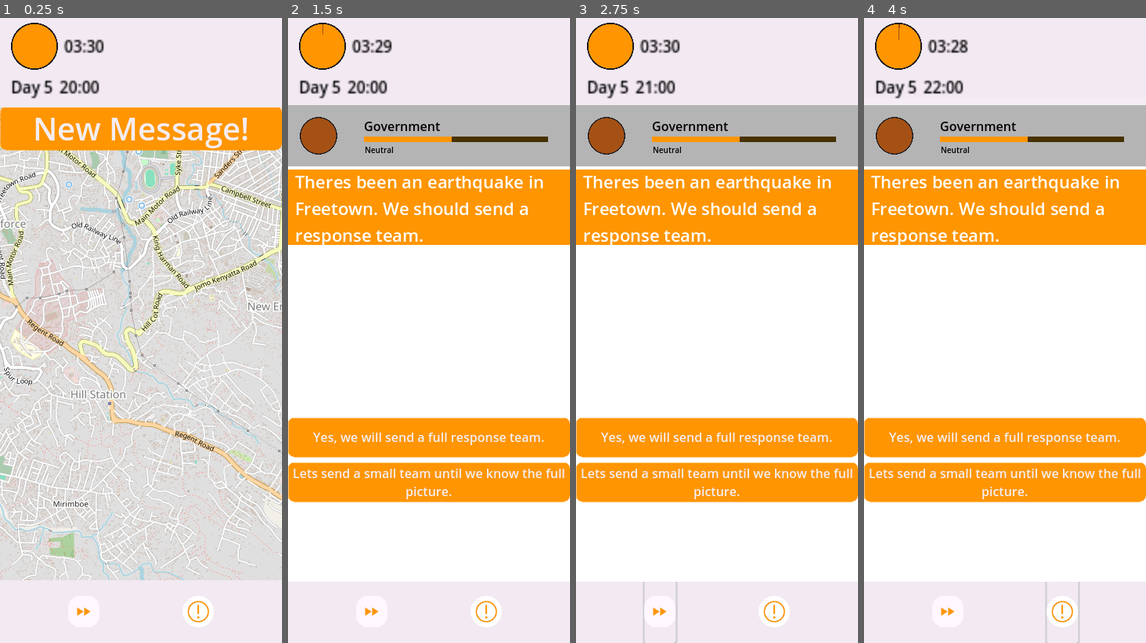
Above: before the commit, frames 1-4 (left to right).
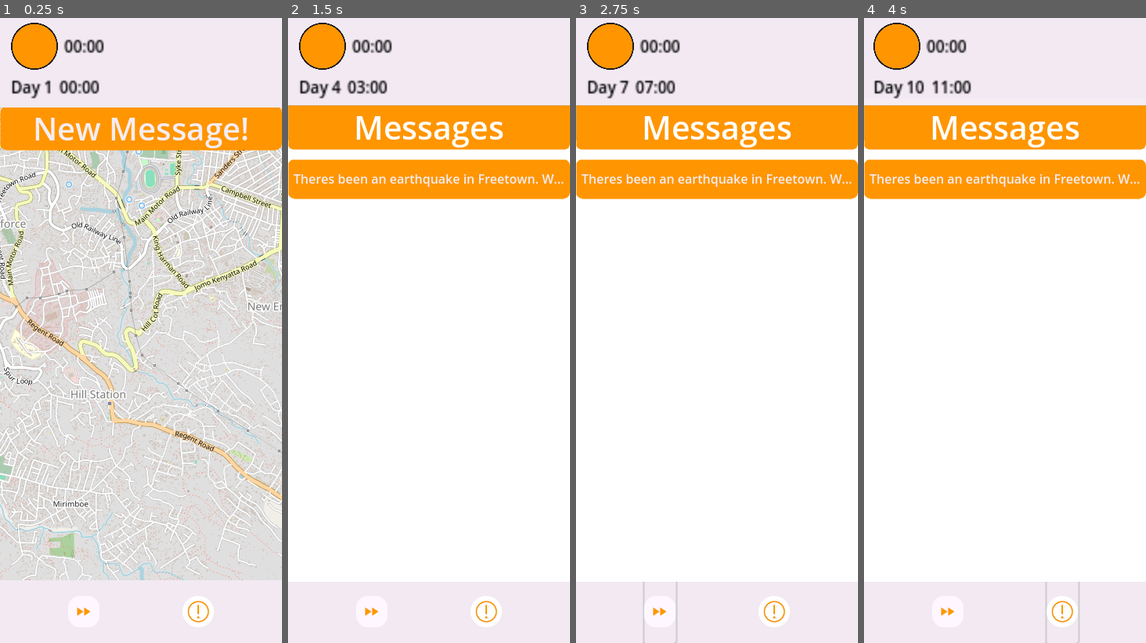
Above: after the commit, the same moments.

Repository: carabowes/Luscinia
Game: Godot game, scene res://main.tscn
Two runs of this game, one before a commit and one after it. Both use one fixed random seed, a clock stepped at 60 frames per second and the inputs below. The engine's default icon, where the game draws it, is replaced by a stand-in: a white triangle on a blue panel in a dark square.
Inputs (mouse positions are in pixels of both pictures, inside the frame that each line leads up to):
- Up to frame 1 (0.25 s): no input
- Up to frame 2 (1.5 s): click "New Message!" at 0.5 s; click "Theres been an earthquake in …" (after the commit: "New Message!") at 1.25 s
- Up to frame 3 (2.75 s): click (660, 611) at 2 s
- Up to frame 4 (4 s): click (948, 611) at 2.75 s; click (1061, 611) at 3.5 s

The runs differ from the first frame. In frame 1, 0.2% of the frame differs, in the area x 15-34%, y 3-13%; in frame 2, 31%; in frame 3, 31%; in frame 4, 31%, in the area x 0-100%, y 0-78%.

Commit message:
Random Task Redesign Prep Ref #55
- Removed all changes thus far

Notes: After discussion, decided to change the way random tasks operate. It is now purely a resource sink and requires no widgets to be displayed. All operations will be done on the messenger.

Diff:
--- a/luscinia/Scenes/map.tscn
+++ b/luscinia/Scenes/map.tscn
@@ -1,28 +1,8 @@
-[gd_scene load_steps=9 format=3 uid="uid://djfodjryat72c"]
+[gd_scene load_steps=4 format=3 uid="uid://djfodjryat72c"]
 
 [ext_resource type="Script" path="res://Scripts/UI/map_tasks.gd" id="1_pjqy6"]
-[ext_resource type="PackedScene" uid="uid://blpycpxpswjvq" path="res://testRandomTask.tscn" id="4_r3o02"]
-[ext_resource type="Script" path="res://Scripts/Resources/task_instance.gd" id="5_xryco"]
-[ext_resource type="Resource" uid="uid://ch08t6jpxmul4" path="res://Nodes/task_data/government.tres" id="6_akd7n"]
-[ext_resource type="Resource" uid="uid://bm3ouav22634k" path="res://Nodes/task_data/random_task_1.tres" id="6_m31ao"]
 [ext_resource type="Script" path="res://Scripts/UI/map_controller.gd" id="7_pujv3"]
 [ext_resource type="Texture2D" uid="uid://c5tv206f6s8ns" path="res://Sprites/freetownmap.png" id="8_sd44s"]
-
-[sub_resource type="Resource" id="Resource_vo76d"]
-script = ExtResource("5_xryco")
-task_data = ExtResource("6_m31ao")
-current_status = 0
-current_progress = 0
-extra_time = 0
-current_location = Vector2(550, 400)
-is_completed = false
-actual_resources = {
-"funds": 100,
-"people": 40,
-"supplies": 1000,
-"vehicles": 60
-}
-sender = ExtResource("6_akd7n")
 
 [node name="Map" type="Control"]
 layout_mode = 3
@@ -58,31 +38,3 @@
 grow_horizontal = 2
 grow_vertical = 2
 texture = ExtResource("8_sd44s")
-
-[node name="RandomTask List" type="Control" parent="MapView/MapTexture"]
-anchors_preset = 0
-offset_right = 40.0
-offset_bottom = 40.0
-
-[node name="RandomWidget3" parent="MapView/MapTexture/RandomTask List" instance=ExtResource("4_r3o02")]
-layout_mode = 1
-anchors_preset = -1
-offset_left = 550.0
-offset_top = 600.0
-offset_right = 598.0
-offset_bottom = 648.0
-task_info = SubResource("Resource_vo76d")
-
-[node name="RandomWidget2" parent="MapView/MapTexture/RandomTask List" instance=ExtResource("4_r3o02")]
-visible = false
-offset_left = 4038.0
-offset_top = 3816.0
-offset_right = 4086.0
-offset_bottom = 3864.0
-
-[node name="RandomWidget" parent="MapView/MapTexture/RandomTask List" instance=ExtResource("4_r3o02")]
-visible = false
-offset_left = 1362.0
-offset_top = 1288.0
-offset_right = 1410.0
-offset_bottom = 1336.0
--- a/luscinia/Scripts/UI/task_widget.gd
+++ b/luscinia/Scripts/UI/task_widget.gd
@@ -100,9 +100,6 @@
 func _show_task_details_page():
 	if(task_details_page != null):
 		task_details_page.show_details(task_info)
-	if(task_details_page == null):
-		task_details_page = $"../../../../../pages/task_details"
-		task_details_page.show_details(task_info)
 
 func get_current_progress():
 	return task_info.current_progress
--- a/luscinia/Scripts/global_timer.gd
+++ b/luscinia/Scripts/global_timer.gd
@@ -2,16 +2,17 @@
 
 signal turn_progressed(time_skipped : int)
 # Timer variables
-@export var cd_minutes: int = 3
-@export var cd_seconds: int = 30
+#personal = 1min, discussion = 5min
+@export var cd_minutes: int = 0
+@export var cd_seconds: int = 0
 var countdown_duration
 var current_time_left
 var time_step = 60
 
 # Clock variables
-@export var in_game_hours: int = 20  # Measured in horus out of 24
+@export var in_game_hours: int = 9  # Measured in horus out of 24
 var in_game_minutes = 0
-var day_counter = 5
+var day_counter = 0
 var second_accumulator = 0
 
 func _ready():
